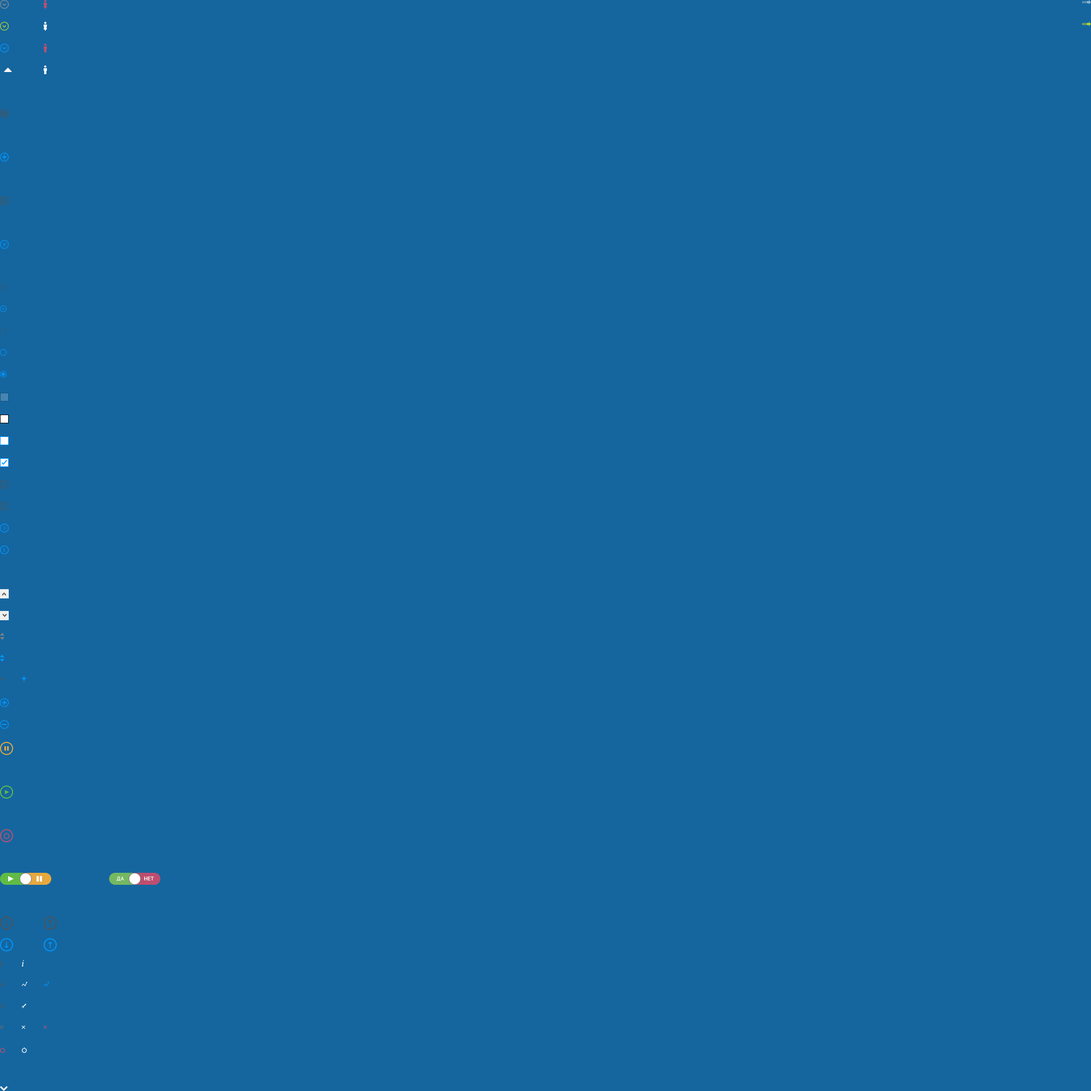
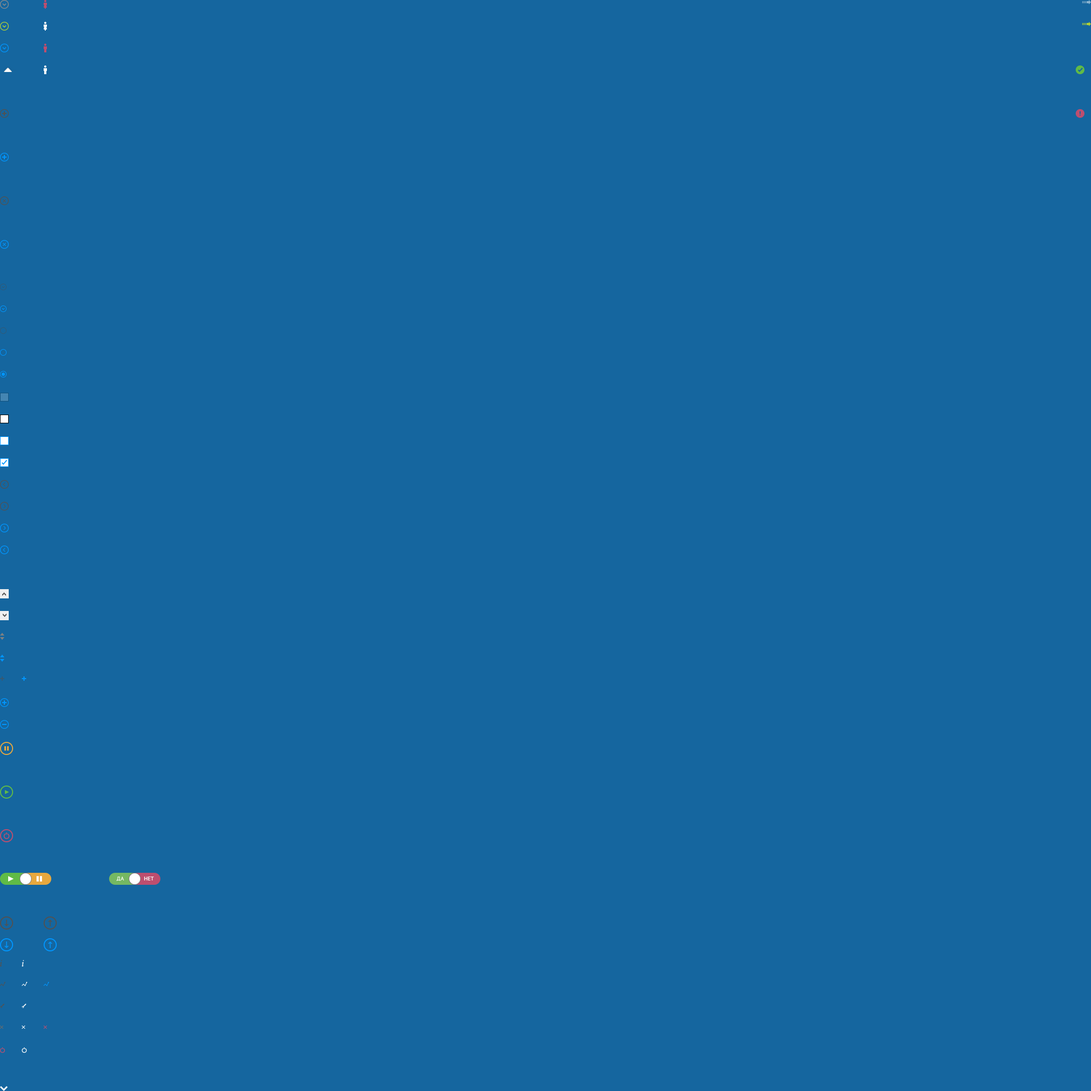
Before/after of a (1091, 1091) layered artwork. What changed in the layer stack:
added layer "button-exclamation" above "button-check copy 2" over (1076, 109, 1085, 118)
added layer "button-check copy 2" above "plus copy 13" over (1076, 65, 1085, 75)
